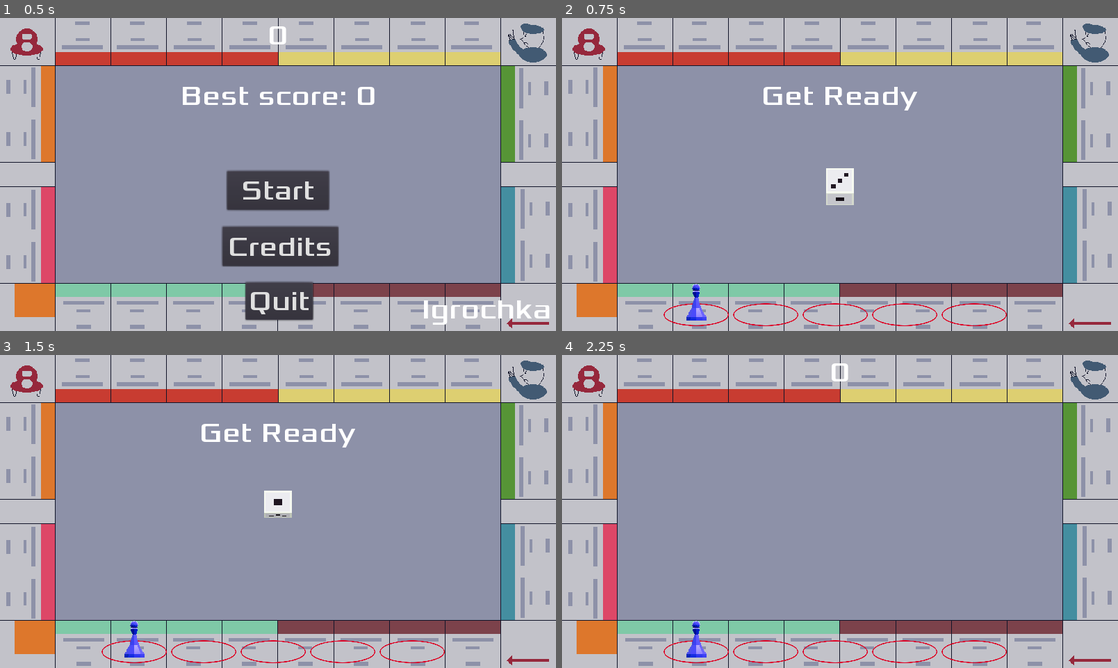
Above: before the commit, frames 1-4 (two rows, left to right).
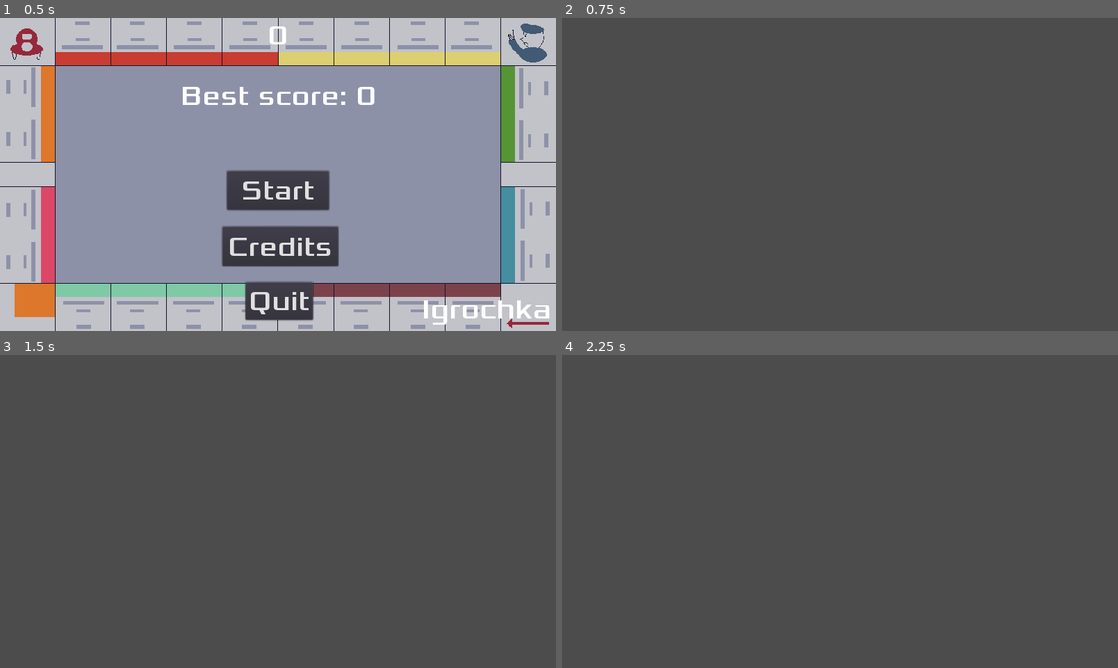
Above: after the commit, the same moments.

Repository: sialiss/GMTK-gamejam2022
Game: Godot game, scene res://scenes/Menu/Menu.tscn
The game is run twice, just before and just after one commit, with the same random seed, the same clock (stepped at 60 frames per second) and the same inputs. Sound files missing from this copy of the repository are replaced by a short silence.
Inputs (mouse positions are in pixels of both pictures, inside the frame that each line leads up to):
- Up to frame 1 (0.5 s): no input
- Up to frame 2 (0.75 s): click "Start" at 0.5 s
- Up to frame 3 (1.5 s): tap Enter at 1.25 s; hold Up (move_up) from 1.28 s (still down)
- Up to frame 4 (2.25 s): release Up (move_up) at 2 s; click (1073, 373) at 2 s, where only the run before the commit has a clickable "Menu"

Frame 1 is identical in both runs. In frame 2, 100% of the frame differs, in the area x 0-100%, y 0-100%; in frame 3, 100%; in frame 4, 100%.

Commit message:
Change death sound, player hp, move health bar

Diff:
--- a/scenes/Game.gd
+++ b/scenes/Game.gd
@@ -1,5 +1,4 @@
 extends Node2D
-
 
 onready var player = $YSort/Player
 var menu_scene = load("res://scenes/Menu/Menu.tscn")
@@ -43,8 +42,5 @@
 func _on_StartTimer_timeout():
 	$MobTimer.start()
 
-func _on_Player_hit():
-	pass
-
 func _on_HUD_go_to_menu():
 	$YSort/Player.die()
--- a/scenes/Game.tscn
+++ b/scenes/Game.tscn
@@ -6,7 +6,7 @@
 [ext_resource path="res://sounds/fixed.mp3" type="AudioStream" id=4]
 [ext_resource path="res://scenes/Enemy/Hat/EnemyHat.tscn" type="PackedScene" id=5]
 [ext_resource path="res://scenes/HUD.tscn" type="PackedScene" id=6]
-[ext_resource path="res://sounds/DeathSound.mp3" type="AudioStream" id=7]
+[ext_resource path="res://sounds/death((.mp3" type="AudioStream" id=7]
 [ext_resource path="res://scenes/Enemy/Pawn/EnemyPawn.tscn" type="PackedScene" id=9]
 
 [sub_resource type="Curve2D" id=1]
--- a/scenes/HUD.tscn
+++ b/scenes/HUD.tscn
@@ -1,8 +1,7 @@
-[gd_scene load_steps=5 format=2]
+[gd_scene load_steps=4 format=2]
 
 [ext_resource path="res://assets/fonts/Xolonium-Regular.ttf" type="DynamicFontData" id=1]
 [ext_resource path="res://scenes/HUD.gd" type="Script" id=2]
-[ext_resource path="res://scenes/Health.tscn" type="PackedScene" id=3]
 
 [sub_resource type="DynamicFont" id=1]
 size = 48
@@ -40,7 +39,5 @@
 custom_fonts/font = SubResource( 1 )
 text = "Menu"
 
-[node name="Health" parent="." instance=ExtResource( 3 )]
-
 [connection signal="timeout" from="MessageTimer" to="." method="_on_MessageTimer_timeout"]
 [connection signal="pressed" from="MenuButton" to="." method="_on_MenuButton_pressed"]
--- a/scenes/Health.tscn
+++ /dev/null
@@ -1,40 +0,0 @@
-[gd_scene load_steps=3 format=2]
-
-[ext_resource path="res://assets/Round.png" type="Texture" id=1]
-[ext_resource path="res://scenes/PawnMarker.tscn" type="PackedScene" id=2]
-
-[node name="Health" type="CanvasLayer"]
-
-[node name="Sprite" type="Sprite" parent="."]
-position = Vector2( 232, 512 )
-scale = Vector2( 0.273627, 0.324544 )
-texture = ExtResource( 1 )
-
-[node name="Sprite2" type="Sprite" parent="."]
-position = Vector2( 352, 512 )
-scale = Vector2( 0.273627, 0.324544 )
-texture = ExtResource( 1 )
-
-[node name="Sprite3" type="Sprite" parent="."]
-position = Vector2( 472, 512 )
-scale = Vector2( 0.273627, 0.324544 )
-texture = ExtResource( 1 )
-
-[node name="Sprite4" type="Sprite" parent="."]
-position = Vector2( 592, 512 )
-scale = Vector2( 0.273627, 0.324544 )
-texture = ExtResource( 1 )
-
-[node name="Sprite5" type="Sprite" parent="."]
-position = Vector2( 712, 512 )
-scale = Vector2( 0.273627, 0.324544 )
-texture = ExtResource( 1 )
-
-[node name="StartPosition" type="Position2D" parent="."]
-position = Vector2( 232, 490 )
-
-[node name="EndPossition" type="Position2D" parent="."]
-position = Vector2( 712, 490 )
-
-[node name="Pawn" parent="." instance=ExtResource( 2 )]
-position = Vector2( 232, 490 )
--- a/scenes/Menu/Credits.gd
+++ b/scenes/Menu/Credits.gd
@@ -1,30 +1,14 @@
 extends CanvasLayer
 signal go_to_menu
-
-# Declare member variables here. Examples:
-# var a = 2
-# var b = "text"
-
-
-# Called when the node enters the scene tree for the first time.
-func _ready():
-	pass # Replace with function body.
 
 func _on_Menu_pressed():
 	emit_signal("go_to_menu")
 
-# Called every frame. 'delta' is the elapsed time since the previous frame.
-#func _process(delta):
-#	pass
-
-
 func _on_LinkButton_pressed():
 	OS.shell_open("https://github.com/sialiss/GMTK-gamejam2022")
-
 
 func _on_Blinkfox_pressed():
 	OS.shell_open("https://github.com/blink-fox")
 
-
 func _on_Camellia_pressed():
 	OS.shell_open("https://github.com/sialiss")
--- a/scenes/Player/Player.gd
+++ b/scenes/Player/Player.gd
@@ -11,7 +11,7 @@
 export var stepX = 94
 export var stepY = 85
 export(Array, PackedScene) var abilities = []
-export var max_health = 10
+export var max_health = 100
 onready var health = max_health
 
 # Variables
@@ -43,7 +43,6 @@
 			host.cube_display.rotate_up()
 			MovingStatus.new(new_position).attach(host)
 
-
 class MovingStatus:
 	extends Status
 	var new_position
@@ -58,7 +57,6 @@
 			tween.tween_callback(IdleStatus.new(), "attach", [host])
 		else:
 			Ticker.once(self, 0.5).then(IdleStatus.new(), "attach", [host])
-
 
 # Methods
 
@@ -79,12 +77,12 @@
 
 func heal(hp: float):
 	health = clamp(health+hp, 0, max_health)
-	print("Осталось %d здоровья" % health)
+	update_bar(-hp)
 
 # Called when touched an enemy
 func _on_Area2D_body_entered(body):
 	health -= body.damage
-	print("Осталось %d здоровья" % health)
+	update_bar(body.damage)
 	if health <= 0:
 		die()
 
@@ -101,3 +99,7 @@
 		var ability = abilities[ability_id-1]
 		if ability is PackedScene:
 			ability.instance().attach(self)
+
+func update_bar(change: float):
+	print("Осталось %d здоровья" % health)
+	$Health.move_pawn(change)
--- a/scenes/Player/Player.tscn
+++ b/scenes/Player/Player.tscn
@@ -8,6 +8,7 @@
 [ext_resource path="res://scenes/Player/Abilities/Knight/Knight.tscn" type="PackedScene" id=6]
 [ext_resource path="res://scenes/Player/Abilities/Healing/Healing.tscn" type="PackedScene" id=7]
 [ext_resource path="res://scenes/Player/Abilities/Missile/MissileAbility.tscn" type="PackedScene" id=8]
+[ext_resource path="res://scenes/Player/Health.tscn" type="PackedScene" id=9]
 
 [sub_resource type="RectangleShape2D" id=1]
 extents = Vector2( 24, 21.5 )
@@ -39,5 +40,7 @@
 position = Vector2( 0, 10.5 )
 shape = SubResource( 2 )
 
+[node name="Health" parent="." instance=ExtResource( 8 )]
+
 [connection signal="timeout" from="AbilityTimer" to="." method="use_ability"]
 [connection signal="body_entered" from="Area2D" to="." method="_on_Area2D_body_entered"]
